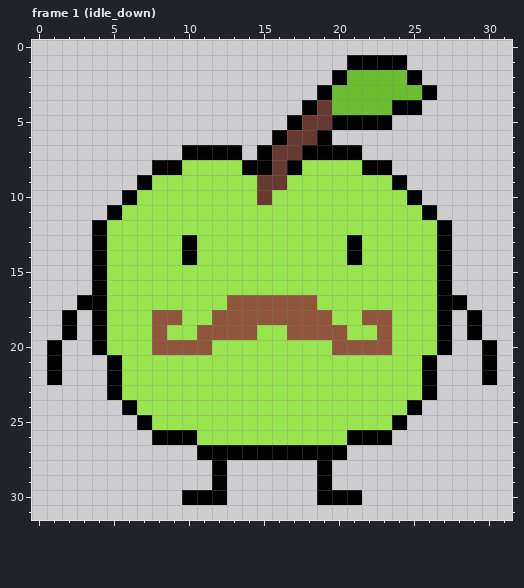
Two states of a pixel-art file, assets/characters/GrandpaSmith.aseprite. This is how it looked before the edit.
32x32 pixels, 16 frames. Shown: frame 1 (idle_down).
After the commit:
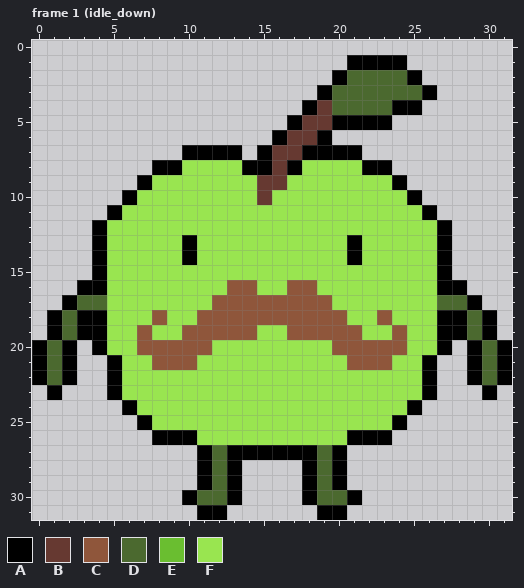
Palette (. is transparent): A #000000  B #663931  C #8f563b  D #4b692f  E #6abe30  F #99e550
What changed:
Frame 1 (idle_down):
There is now colour A in row 16 at x 3 and 28; in row 17 at x 2 and 29; in rows 18 to 19 at x 1, 3, 28 and 30; in rows 20 to 22 at x 0, 2, 29 and 31; in row 23 at x 1 and 30; in rows 28 to 29 at x 11, 13, 18 and 20.
There is now colour A in row 30 at x 13 and 18; in row 31 at x 11 to 12 and 19 to 20.
The edit turns colour F into colour C in row 16 at x 13 to 14 and 17 to 18; in row 17 at x 12 and 19; in row 18 at x 11 and 20; in row 19 at x 7, 10, 21 and 24; in row 20 at x 7 and 24; in row 21 at x 8 to 10 and 21 to 23.
The edit turns colour A into colour D in row 17 at x 3 to 4 and 27 to 28; in rows 18 to 19 at x 2 and 29; in rows 20 to 22 at x 1 and 30; in rows 27 to 29 at x 12 and 19; in row 30 at x 11 to 12 and 19 to 20.
The edit turns colour E into colour D in row 2 at x 21 to 24; in row 3 at x 20 to 25; in row 4 at x 20 to 23.
The edit turns colour C into colour F in row 18 at x 9 and 22; in row 19 at x 8 and 23.
Boxes around the changes in both pictures, in picture pixels (x1, y1, x2, y2):
changed: (332, 70, 422, 115)
changed: (32, 280, 512, 400)
changed: (197, 445, 242, 520)
changed: (302, 445, 347, 520)
